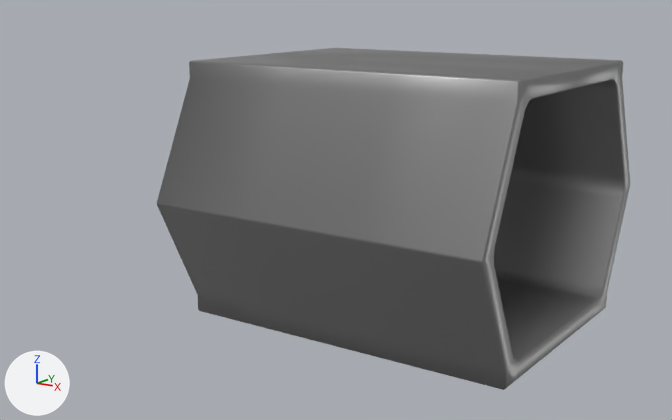
What one commit did to the Blender file Korridor.blend.
Camera for both pictures: a 50 mm lens placed at (10.11, -13.8, 5.51), pointed at (-0.72, 1.82, 0.98). Lighting does not change. The marker at lower left points along +X, +Y and +Z.

In view in the first picture: 'Schacht'.
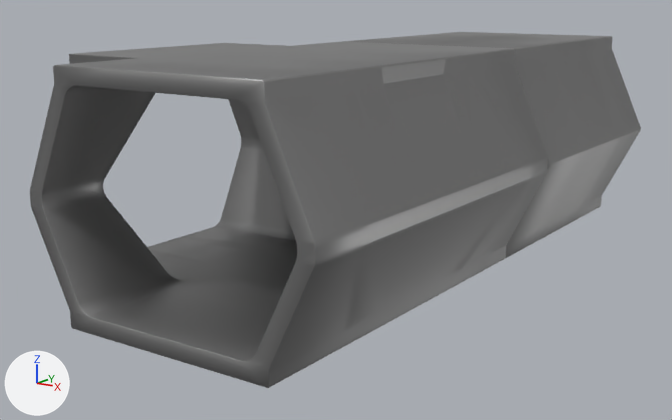
The change, as JSON lines over the scene's bpy script:
```json
{"block": "me_würfel_018", "where": "me_würfel_018.from_pydata(...)  # 154 vertices, 137 faces; spans x -1.0..5.0, y 0.0..3.06, z -0.14..4.31"}
{"block": "me_würfel_018", "where": "# used by ob_schacht; location = (0.0, 0.0, 0.0)"}
{"block": "me_würfel_018", "change": "me_würfel_018 part 1: the whole mesh is moved by (-2.0, 0.0, 0.0)"}
{"op": "add", "block": "me_würfel_034", "code": ["me_würfel_034 = bpy.data.meshes.new('Würfel.034')", "me_würfel_034.from_pydata(...)  # 499 vertices, 422 faces; spans x -3.0..4.03, y -4.03..0.0, z -0.14..4.31", "me_würfel_034.materials.append(mat_material_005)  # grey #9f9f9f"]}
{"op": "set", "path": "ob_schacht.location", "old": "(0.0, 0.0, 0.0)", "new": "(0.0, 7.0, 0.0)"}
{"op": "set", "path": "ob_schacht.rotation_euler", "old": "(0.0, 0.0, 0.0)", "new": "(0.0, 0.0, 1.571)", "note": "degrees (0, 0, 0) -> degrees (0, 0, 90)"}
{"op": "add", "block": "ob_schacht_t_stück_b", "code": ["ob_schacht_t_stück_b = bpy.data.objects.new('Schacht_T-Stück_B', me_würfel_034)", "ob_schacht_t_stück_b.location = (0.0, 0.0, 0.0)", "ob_schacht_t_stück_b.scale = (-1.0, 1.0, 1.0)", "_m = ob_schacht_t_stück_b.modifiers.new('Spiegeln', 'MIRROR')", "_m.use_axis = (False, True, False)", "_m.use_clip = True", "_m = ob_schacht_t_stück_b.modifiers.new('Abfasen', 'BEVEL')", "_m.width = 0.03", "_m.width_pct = 0.03"]}
```

Where the change shows, as pixel boxes [x1, y1, x2, y2] in the pictures (672 x 420 px):
```json
{"object": "Schacht", "change": "moved, turned", "before": [157, 48, 630, 390], "after": [342, 32, 641, 258]}
{"object": "Schacht_T-Stück_B", "change": "added", "after": [30, 42, 548, 388]}
```
